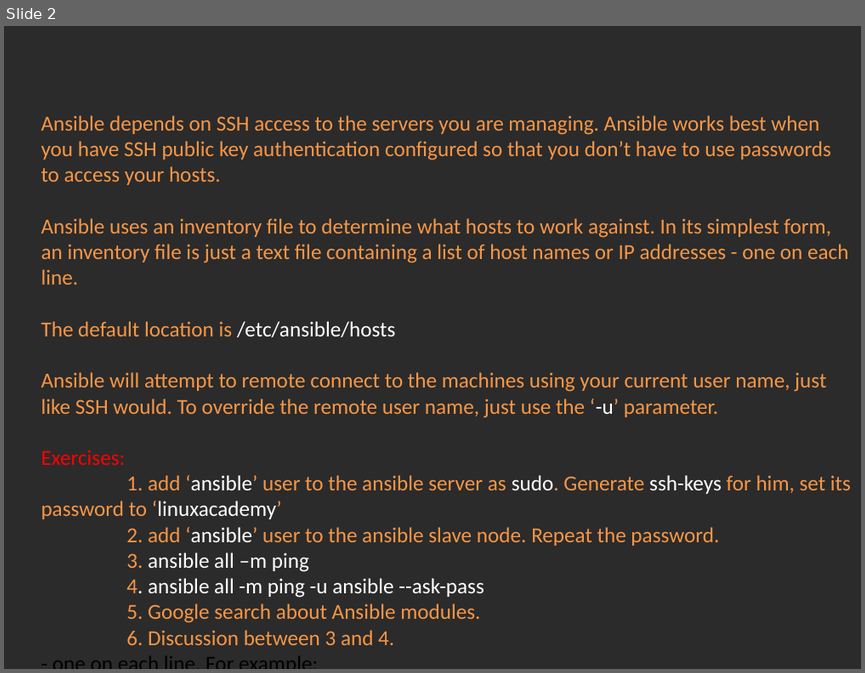
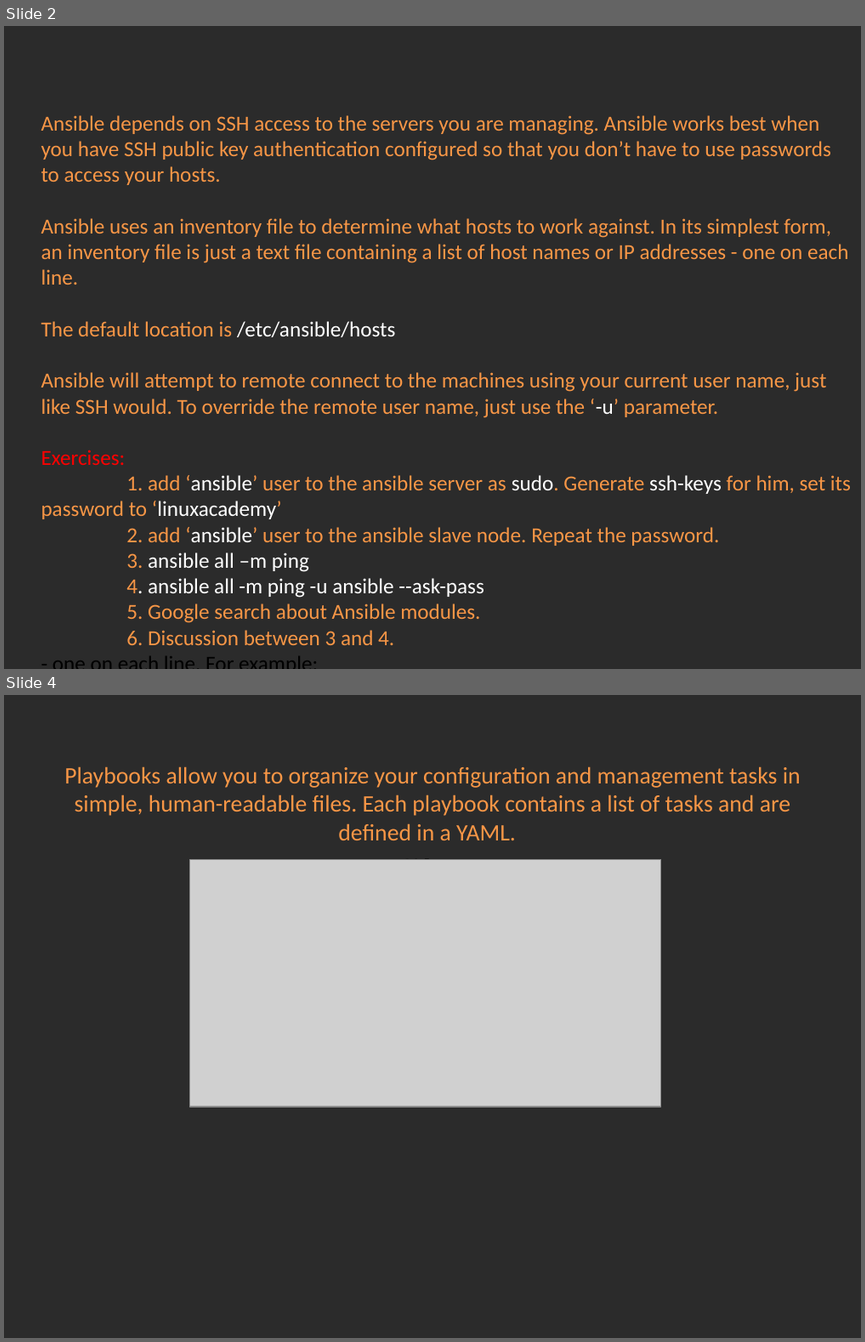
Before and after one commit to Academy-Soft-Intellect/Linux-Course, a slide deck: 16.ConfigurationManagement_With_Ansible/16-Conf_Man_Ansible.pptx. Shown one above the other, each under a label of ours: slide 2 before the commit, slides 2 and 4 after it; the slides between them are not shown. The pictures are 865x673 and 865x1342 pixels, drawn with LibreOffice and Linux fonts; fonts in the diff are those of the drawing; grey boxes stand for pictures; background and template pictures are left out; a plain dark background stands for a picture behind light text. Boxes give left, top, right and bottom in pixels: in the first picture for what was removed or moved away, otherwise in the second. Text is boxed around its words. In the diff, an @@ line names an element or a change of style, - is before the commit and + after.

Commit message:
Ansible, playbook intro.

```diff
--- a/16.ConfigurationManagement_With_Ansible/16-Conf_Man_Ansible.pptx
+++ b/16.ConfigurationManagement_With_Ansible/16-Conf_Man_Ansible.pptx
@@ slide 4 added at [4,695,861,1338], background picture (left out) @@
@@ title added at [64,766,800,840], 19.8 pt, text #F79646 @@
+Playbooks allow you to organize your configuration and management tasks in simple, human-readable files. Each playbook contains a list of tasks and are defined in a YAML.
+file.
@@ picture added at [190,860,661,1107] @@
```
Also in this commit, not shown: 1 slide changed.
